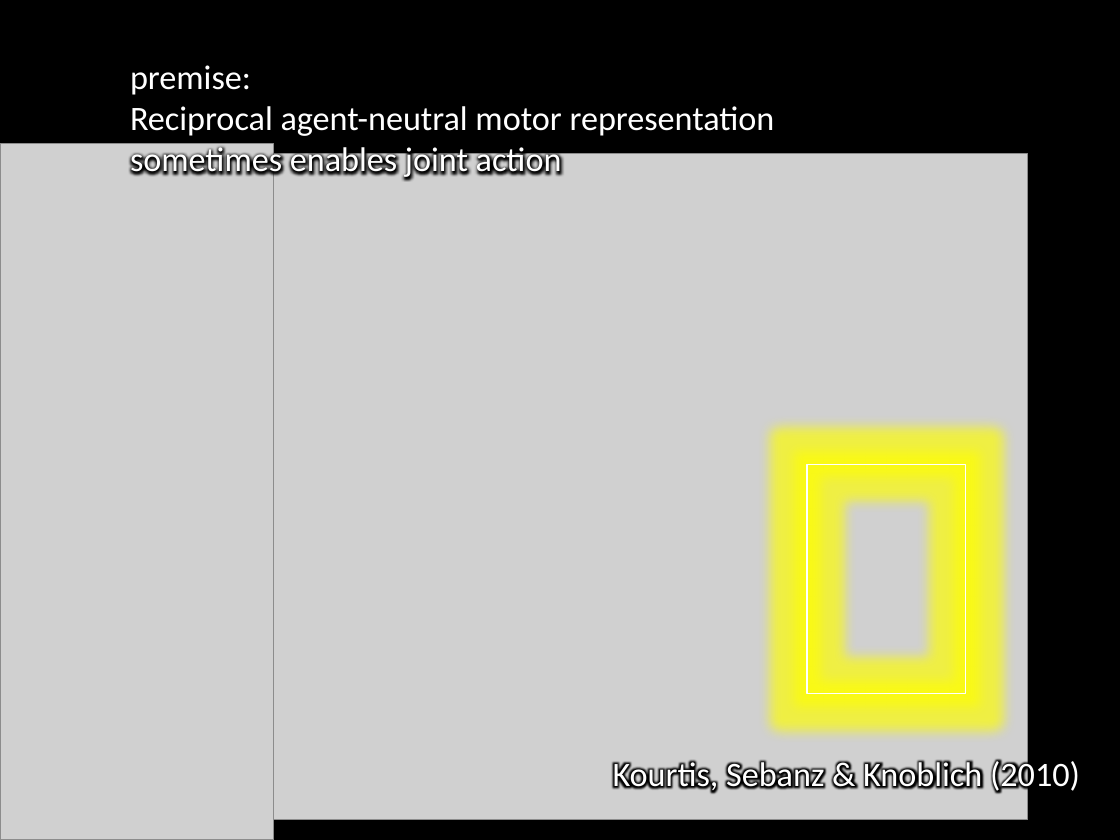
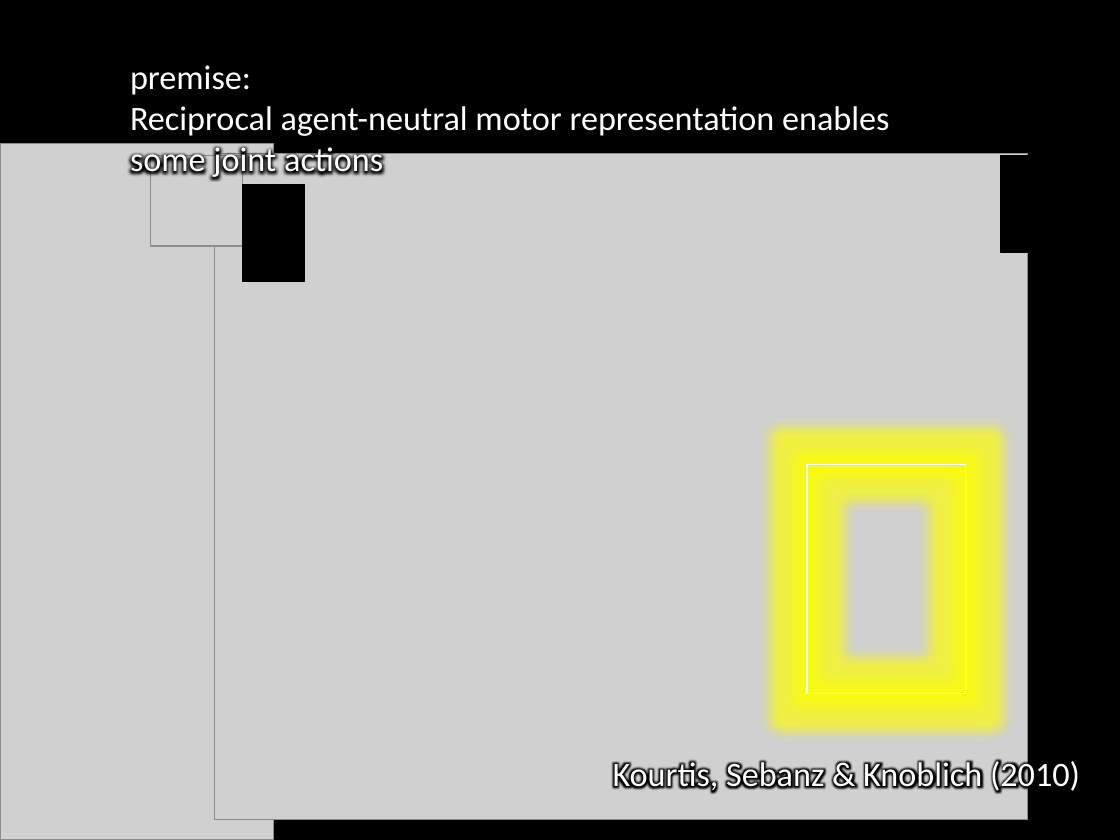
Before and after one commit to butterfill/writing, a slide deck: slide 14 of conf joint action --- sharing goals vs sharing intentions cambridge 2012 talk/intention and motor representation in joint action vCAMBRIDGE.pptx. Drawn at 1120x840 pixels with LibreOffice and Linux fonts; fonts in the diff are those of the drawing; grey boxes stand for pictures. Boxes give left, top, right and bottom in pixels: in the first picture for what was removed or moved away, otherwise in the second. Text is boxed around its words. In the diff, an @@ line names an element or a change of style, - is before the commit and + after.

```diff
--- a/conf joint action --- sharing goals vs sharing intentions cambridge 2012 talk/intention and motor representation in joint action vCAMBRIDGE.pptx
+++ b/conf joint action --- sharing goals vs sharing intentions cambridge 2012 talk/intention and motor representation in joint action vCAMBRIDGE.pptx
@@ text at <box>130,106,889,180</box>: text changed @@
-Reciprocal agent-neutral motor representation sometimes enables joint action
+Reciprocal agent-neutral motor representation enables some joint actions
@@ picture added at <box>151,156,243,246</box> @@
@@ picture: place and size @@
-picture at <box>260,153,1027,820</box>
+picture at <box>215,153,1028,820</box>
@@ rectangle added at <box>1001,156,1063,253</box>, fill #000000, outline #000000 0.75 pt @@
@@ rectangle added at <box>243,185,305,282</box>, fill #000000, outline #000000 0.75 pt @@
```
Also in this commit, not shown: 15 other slides changed, 4 slides added, 3 other files.
